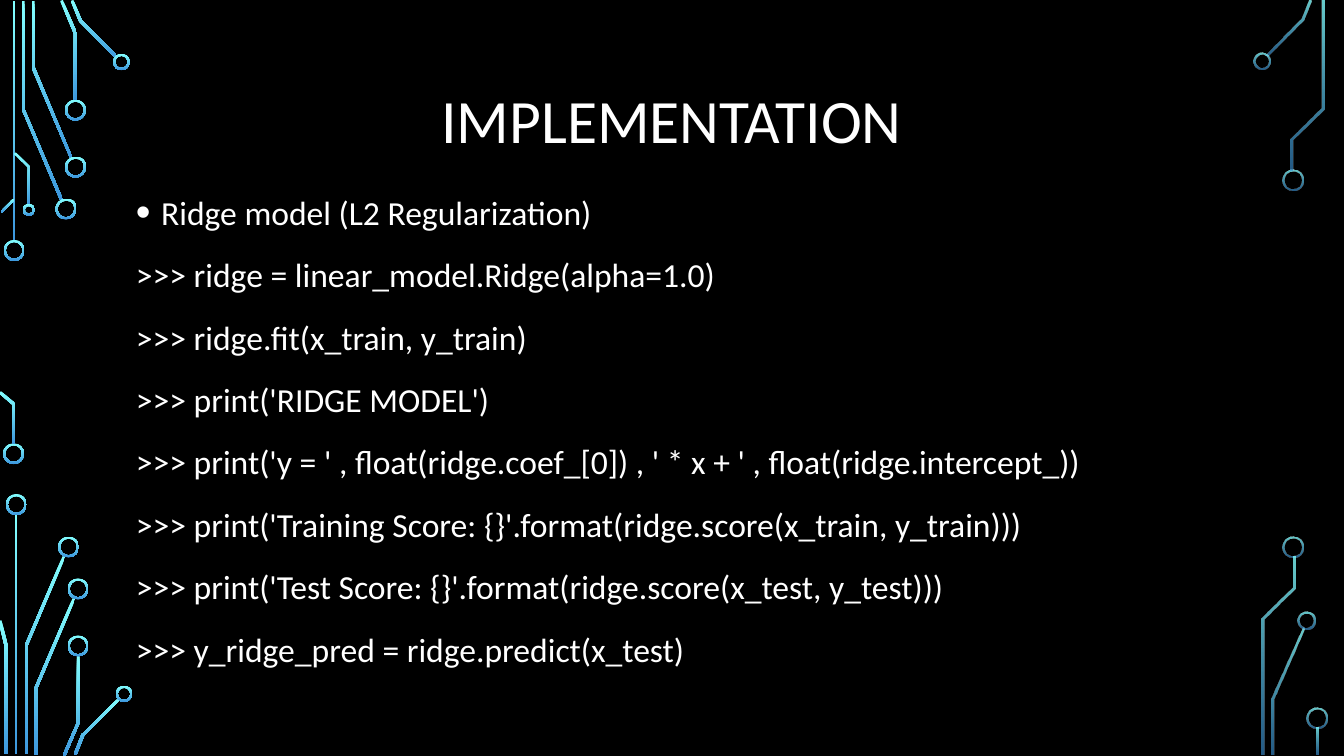
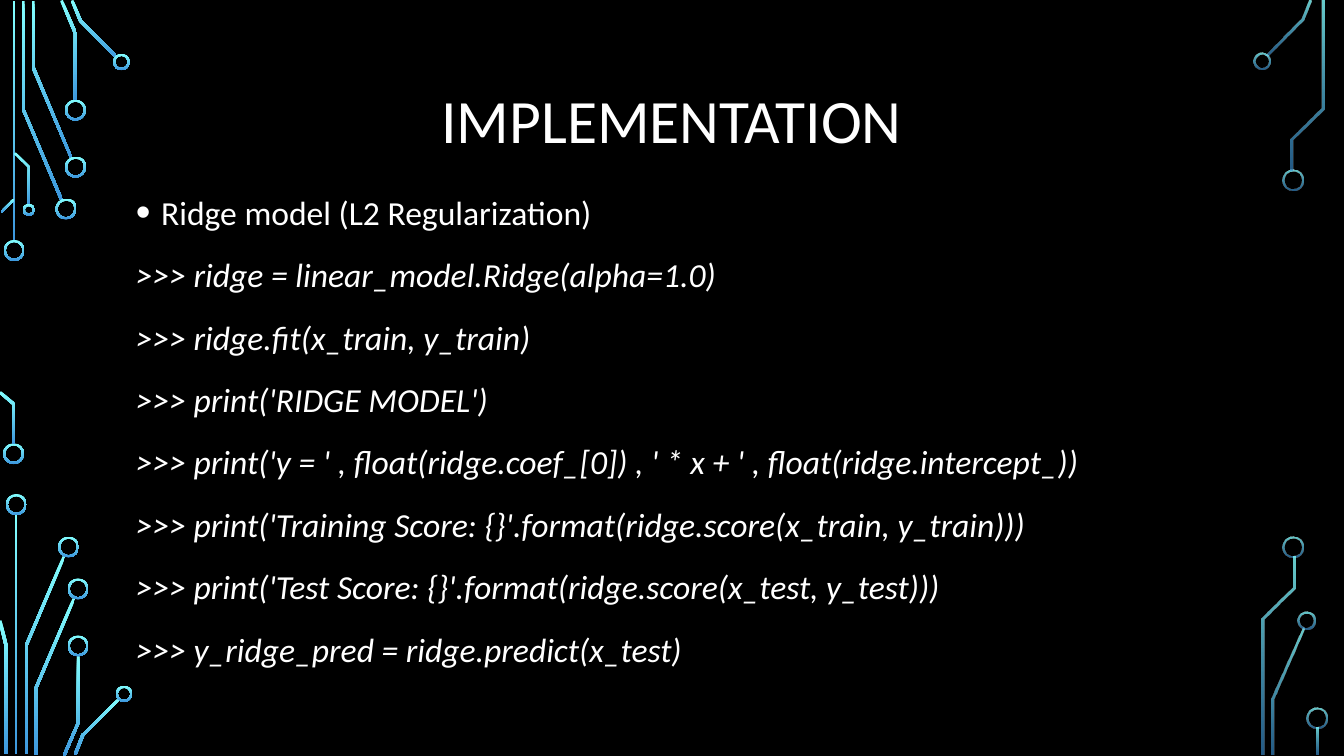
Before and after one commit to tolism/LinearRegression, a slide deck: slide 18 of LINEAR REGRESSION.pptx. Drawn at 1344x756 pixels with LibreOffice and Linux fonts; fonts in the diff are those of the drawing; background and template pictures are left out. Boxes give left, top, right and bottom in pixels: in the first picture for what was removed or moved away, otherwise in the second. Text is boxed around its words. In the diff, an @@ line names an element or a change of style, - is before the commit and + after.

```diff
--- a/LINEAR REGRESSION.pptx
+++ b/LINEAR REGRESSION.pptx
@@ text at bbox=[194, 262, 1078, 668]: italic on @@
```
Also in this commit, not shown: 16 other slides changed.
